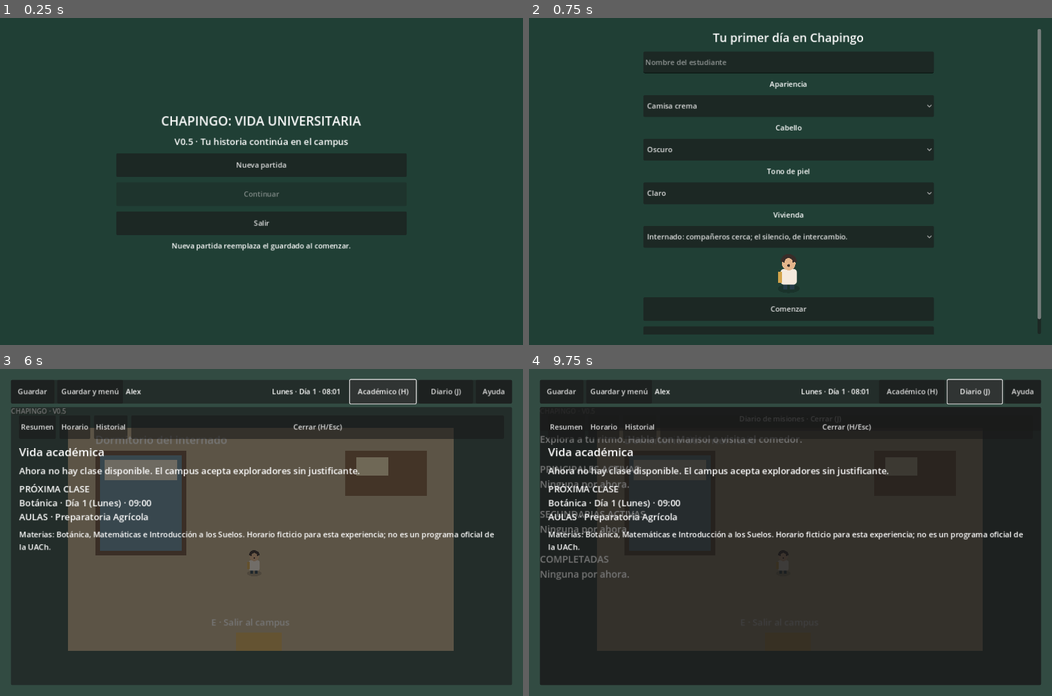
Above: before the commit, frames 1-4 (two rows, left to right).
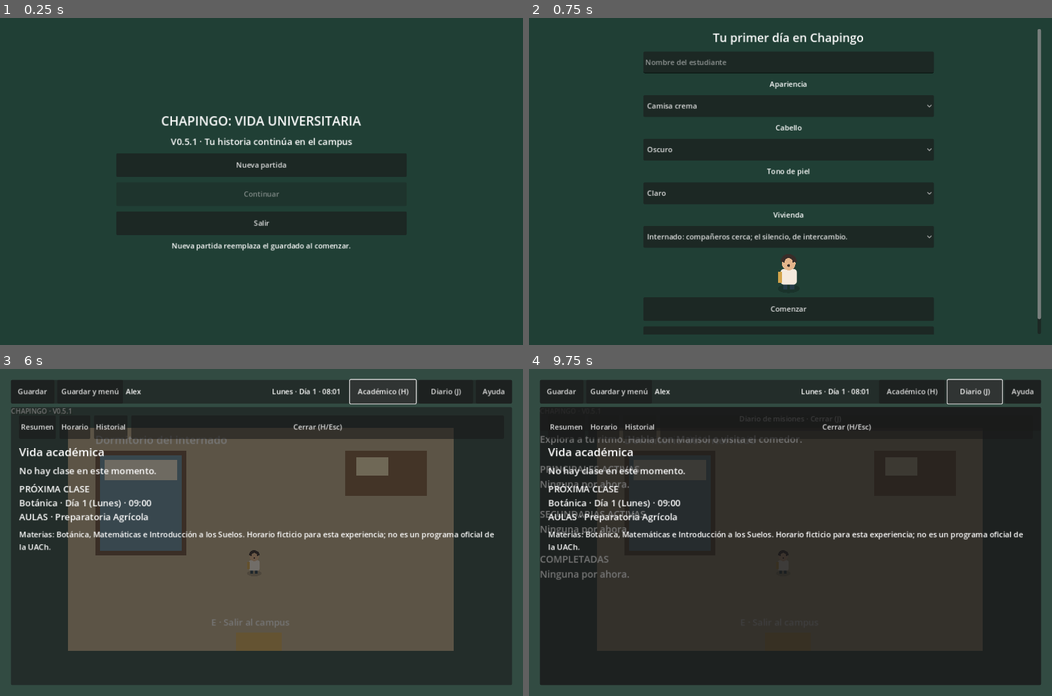
Above: after the commit, the same moments.

Repository: joseeduardojulianmontalvo11-stack/CHAPINGO-GAME
Game: Godot game, scene res://scenes/menu.tscn
The game is run twice, just before and just after one commit, with the same random seed, the same clock (stepped at 60 frames per second) and the same inputs.
Inputs (mouse positions are in pixels of both pictures, inside the frame that each line leads up to):
- Up to frame 1 (0.25 s): no input
- Up to frame 2 (0.75 s): click "Nueva partida" at 0.5 s
- Up to frame 3 (6 s): click (261, 414) at 1.27 s; type "Alex" at 1.35 s; click "Comenzar" at 2 s; click "Guardar" at 2.75 s; click "Guardado" at 3.5 s; click "Guardar y menú" at 4.25 s; click "Continuar" at 5 s; click "Académico (H)" at 5.75 s
- Up to frame 4 (9.75 s): click "Resumen" at 6.5 s; click "Horario" at 7.25 s; click "Historial" at 8 s; click "Cerrar (H/Esc)" at 8.75 s; click "Diario (J)" at 9.5 s

The runs differ from the first frame. In frame 1, 0.5% of the frame differs, in the area x 32-68%, y 36-40%; in frame 2, nothing differs; in frame 3, 0.8%; in frame 4, 0.8%, in the area x 3-69%, y 30-33%.

Commit message:
fix: pulir interfaz y flujo academico v0.5.1

Diff:
--- a/maps/campus.gd
+++ b/maps/campus.gd
@@ -27,6 +27,12 @@
 	Rect2(1450, 730, 95, 24), Rect2(1690, 730, 95, 24), Rect2(1450, 1360, 95, 24), Rect2(1690, 1360, 95, 24)
 ]
 const LAMPS := [Vector2(1110, 735), Vector2(2070, 735), Vector2(1110, 1370), Vector2(2070, 1370), Vector2(1400, 1390), Vector2(1840, 1390)]
+const CAMPUS_SIGNS := [
+	{"p": Vector2(1000, 650), "t": "Centro / Rectoria"},
+	{"p": Vector2(2110, 650), "t": "Biblioteca / Aulas"},
+	# Alejado del rotulo y portal de vivienda, sin modificar edificios ni accesos.
+	{"p": Vector2(790, 1450), "t": "Dormitorios / La Meche"}
+]
 const WALKABLE_CHECKPOINTS := [
 	Vector2(1420, 1180), Vector2(1050, 1180), Vector2(900, 1180), Vector2(565, 1280),
 	Vector2(1580, 650), Vector2(1580, 520), Vector2(2090, 660), Vector2(2440, 670),
@@ -167,11 +173,7 @@
 		draw_line(point, point - Vector2(0, 58), Color("3d4b47"), 6)
 		draw_circle(point - Vector2(0, 62), 12, Color("f5df95"))
 		draw_arc(point - Vector2(0, 62), 15, PI, TAU, 12, Color("394b47"), 5)
-	for sign in [
-		{"p": Vector2(1000, 650), "t": "Centro / Rectoria"},
-		{"p": Vector2(2110, 650), "t": "Biblioteca / Aulas"},
-		{"p": Vector2(1040, 1450), "t": "Dormitorios / La Meche"}
-	]:
+	for sign in CAMPUS_SIGNS:
 		var p: Vector2 = sign["p"]
 		draw_line(p, p + Vector2(0, 62), Color("5b4938"), 7)
 		draw_rect(Rect2(p - Vector2(95, 30), Vector2(190, 42)), Color("315b43"))
--- a/scripts/academic_manager.gd
+++ b/scripts/academic_manager.gd
@@ -34,23 +34,30 @@
 func prompt_text() -> String:
 	var session := current_session()
 	if session.is_empty():
-		return "[E / Acción] Consultar horario en AULAS"
-	return "[E / Acción] Asistir a " + Schedule.SUBJECTS[session["subject_id"]]["name"]
+		return "[E / Acción] No hay clase ahora · Consultar próxima"
+	var subject: Dictionary = Schedule.SUBJECTS[session["subject_id"]]
+	return "Clase disponible: %s, %s · [E / Acción] Asistir" % [subject["name"], schedule.format_minute(session["start"])]
 
 func interact() -> bool:
 	if not near_classroom():
 		return false
 	var session := current_session()
 	if session.is_empty():
-		ui.open_with_notice("No hay clase en esta franja. La puerta no toma asistencia por lástima.")
+		var message := "No hay clase en este momento."
+		var next := next_session()
+		if not next.is_empty():
+			var next_subject: Dictionary = Schedule.SUBJECTS[next["subject_id"]]
+			message += "\nPróxima clase: %s, %s." % [next_subject["name"], schedule.format_minute(next["start"])]
+		ui.open_with_notice(message)
 		return true
 	var subject_id: String = session["subject_id"]
+	var subject: Dictionary = Schedule.SUBJECTS[subject_id]
 	var status := Session.academics.attend(subject_id, Session.clock.day, Session.clock.minute_of_day)
 	if status == "duplicada":
-		ui.open_with_notice("Esta sesión ya tiene tu asistencia. Admirable entusiasmo, pero una firma basta.")
+		ui.open_with_notice("Clase disponible: %s, %s.\nEsta sesión ya tiene tu asistencia." % [subject["name"], schedule.format_minute(session["start"])])
 	elif status in ["a_tiempo", "tarde"]:
 		world.save_current()
-		var message := "Llegaste a tiempo." if status == "a_tiempo" else "Llegaste tarde, pero llegaste: victoria parcial."
+		var message := "Clase disponible: %s, %s.\n%s" % [subject["name"], schedule.format_minute(session["start"]), "Llegaste a tiempo." if status == "a_tiempo" else "Llegaste tarde."]
 		if Session.academics.completed_activities.has(subject_id):
 			ui.open_with_notice(message + " La actividad de esta materia ya fue evaluada.")
 		else:
--- a/scripts/academic_ui.gd
+++ b/scripts/academic_ui.gd
@@ -8,6 +8,8 @@
 var title: Label
 var notice := ""
 var answer_controls: Array[OptionButton] = []
+var activity_feedback: Label
+var submit_button: Button
 
 func _ready() -> void:
 	var margin := MarginContainer.new()
@@ -32,6 +34,8 @@
 	title.add_theme_font_size_override("font_size", 25)
 	column.add_child(title)
 	var scroll := ScrollContainer.new()
+	scroll.horizontal_scroll_mode = ScrollContainer.SCROLL_MODE_DISABLED
+	scroll.size_flags_horizontal = Control.SIZE_EXPAND_FILL
 	scroll.size_flags_vertical = Control.SIZE_EXPAND_FILL
 	column.add_child(scroll)
 	body = VBoxContainer.new()
@@ -50,6 +54,8 @@
 
 func _clear() -> void:
 	answer_controls.clear()
+	activity_feedback = null
+	submit_button = null
 	for child in body.get_children():
 		body.remove_child(child)
 		child.queue_free()
@@ -84,10 +90,11 @@
 		_label(notice, 21)
 	var current: Dictionary = manager.current_session()
 	if current.is_empty():
-		_label("Ahora no hay clase disponible. El campus acepta exploradores sin justificante.")
+		if notice.is_empty():
+			_label("No hay clase en este momento.")
 	else:
 		var subject: Dictionary = Schedule.SUBJECTS[current["subject_id"]]
-		_label("CLASE DISPONIBLE\n%s · %s" % [subject["name"], subject["professor"]], 22)
+		_label("CLASE DISPONIBLE: %s, %s\n%s" % [subject["name"], manager.schedule.format_minute(current["start"]), subject["professor"]], 22)
 	var next: Dictionary = manager.next_session()
 	if not next.is_empty():
 		var definition: Dictionary = Schedule.SUBJECTS[next["subject_id"]]
@@ -130,33 +137,48 @@
 	_clear()
 	var subject: Dictionary = Schedule.SUBJECTS[subject_id]
 	title.text = "Actividad · " + subject["name"]
-	_label(attendance_message + " Tres preguntas separan tu calificación de una anécdota.")
+	_label(attendance_message, 21)
+	_label("Responde las 3 preguntas. Elige una opción en cada lista y pulsa Entregar actividad.", 18)
+	var question_number := 0
 	for question in subject["questions"]:
-		_label(question["text"], 19)
+		question_number += 1
+		_label("%d. %s" % [question_number, question["text"]], 19)
 		var choice := OptionButton.new()
+		choice.name = "Respuesta%d" % question_number
 		choice.custom_minimum_size.y = 52
+		choice.size_flags_horizontal = Control.SIZE_EXPAND_FILL
+		choice.add_item("Selecciona una respuesta…")
 		for option in question["options"]:
 			choice.add_item(option)
 		body.add_child(choice)
 		answer_controls.append(choice)
-	var submit := _button("Entregar actividad")
-	submit.pressed.connect(func(): _submit(subject_id))
-	body.add_child(submit)
+	activity_feedback = _label("", 18)
+	submit_button = _button("Entregar actividad")
+	submit_button.name = "EntregarActividad"
+	submit_button.pressed.connect(func(): _submit(subject_id))
+	body.add_child(submit_button)
+	if not answer_controls.is_empty():
+		answer_controls[0].grab_focus()
 	show()
 	manager.world.sync_modal_state()
 
 func _submit(subject_id: String) -> void:
 	var answers: Array = []
 	for choice in answer_controls:
-		answers.append(choice.selected)
+		if choice.selected <= 0:
+			activity_feedback.text = "Falta responder una o más preguntas. Selecciona una opción en las 3 listas."
+			choice.grab_focus()
+			return
+		answers.append(choice.selected - 1)
 	var grade := Session.academics.grade_activity(subject_id, answers)
 	if grade < 0:
-		notice = "Esta actividad ya fue evaluada. La agricultura regenera; los puntos infinitos, no."
+		notice = "Esta actividad ya fue evaluada."
 	else:
-		notice = "Calificación: %.1f / 10. %s" % [grade, "La cosecha académica fue buena." if grade >= 6 else "Hay suelo fértil para mejorar."]
+		notice = "Actividad entregada.\nCalificación: %.1f / 10." % grade
 	manager.world.save_current()
 	show_history()
-	_label(notice, 21)
+	var result := _label(notice, 21)
+	body.move_child(result, 0)
 
 func close_panel() -> void:
 	hide()
@@ -166,3 +188,5 @@
 	var safe := Layout.rect(get_viewport())
 	position = safe.position + Vector2(0, 60)
 	size = Vector2(safe.size.x, safe.size.y - 60)
+	if is_instance_valid(body):
+		body.custom_minimum_size.x = maxf(280.0, safe.size.x - 72.0)
--- a/scripts/app_info.gd
+++ b/scripts/app_info.gd
@@ -2,4 +2,4 @@
 ## Fuente unica para el nombre y la version mostrados por toda la interfaz.
 
 const TITLE := "CHAPINGO: VIDA UNIVERSITARIA"
-const VERSION := "V0.5"
+const VERSION := "V0.5.1"
--- a/scripts/game_hud.gd
+++ b/scripts/game_hud.gd
@@ -8,6 +8,10 @@
 var clock_label: Label
 var save_button: Button
 var help_panel: PanelContainer
+var help_title: Label
+var help_scroll: ScrollContainer
+var help_text: Label
+var help_close: Button
 
 func _ready() -> void:
 	mouse_filter = Control.MOUSE_FILTER_PASS
@@ -55,29 +59,45 @@
 
 func _build_help() -> void:
 	help_panel = PanelContainer.new()
+	help_panel.name = "PanelAyuda"
 	add_child(help_panel)
 	var margin := MarginContainer.new()
 	for side in ["left", "top", "right", "bottom"]:
-		margin.add_theme_constant_override("margin_" + side, 20)
+		margin.add_theme_constant_override("margin_" + side, 18)
 	help_panel.add_child(margin)
 	var column := VBoxContainer.new()
 	column.add_theme_constant_override("separation", 12)
 	margin.add_child(column)
-	var close := _button("Ayuda · Cerrar", 180)
-	close.pressed.connect(toggle_help)
-	column.add_child(close)
-	var scroll := ScrollContainer.new()
-	scroll.size_flags_vertical = Control.SIZE_EXPAND_FILL
-	column.add_child(scroll)
-	var text := Label.new()
-	text.autowrap_mode = TextServer.AUTOWRAP_WORD_SMART
-	text.add_theme_font_size_override("font_size", 20)
-	text.text = AppInfo.TITLE + " · " + AppInfo.VERSION + "\n\n" + \
+	var header := HBoxContainer.new()
+	header.add_theme_constant_override("separation", 12)
+	column.add_child(header)
+	help_title = Label.new()
+	help_title.text = "Ayuda y controles"
+	help_title.add_theme_font_size_override("font_size", 26)
+	help_title.size_flags_horizontal = Control.SIZE_EXPAND_FILL
+	help_title.vertical_alignment = VERTICAL_ALIGNMENT_CENTER
+	header.add_child(help_title)
+	help_close = _button("Cerrar (Esc)", 150)
+	help_close.pressed.connect(toggle_help)
+	header.add_child(help_close)
+	help_scroll = ScrollContainer.new()
+	help_scroll.name = "ContenidoDesplazable"
+	help_scroll.horizontal_scroll_mode = ScrollContainer.SCROLL_MODE_DISABLED
+	help_scroll.size_flags_horizontal = Control.SIZE_EXPAND_FILL
+	help_scroll.size_flags_vertical = Control.SIZE_EXPAND_FILL
+	column.add_child(help_scroll)
+	help_text = Label.new()
+	help_text.name = "TextoAyuda"
+	help_text.autowrap_mode = TextServer.AUTOWRAP_WORD_SMART
+	help_text.add_theme_font_size_override("font_size", 20)
+	help_text.size_flags_horizontal = Control.SIZE_EXPAND_FILL
+	help_text.vertical_alignment = VERTICAL_ALIGNMENT_TOP
+	help_text.text = AppInfo.TITLE + " · " + AppInfo.VERSION + "\n\n" + \
 		"MOVIMIENTO\nWASD o flechas: caminar. E / Acción: interactuar. Esc / Cerrar: cerrar ventanas.\n\n" + \
 		"ORGANIZACIÓN\nJ: diario de misiones. H: panel académico. Guardar conserva ubicación, reloj, asistencias y calificaciones.\n\n" + \
 		"TACTO\nEl joystick mueve al estudiante; Acción interactúa y Cerrar sale de diálogos. En escritorio, Ctrl + Shift + M simula estos controles.\n\n" + \
-		"VIDA ACADÉMICA\nConsulta el horario, llega a AULAS durante una clase y realiza la actividad. Dormir en la vivienda avanza al día siguiente. Explorar sigue siendo opcional y saludable."
-	scroll.add_child(text)
+		"VIDA ACADÉMICA\nEn la entrada de AULAS sabrás si hay una clase disponible y cuál sigue. Durante una clase, pulsa E o Acción, elige una respuesta en cada pregunta y entrega la actividad para ver tu calificación. Dormir en la vivienda avanza al día siguiente."
+	help_scroll.add_child(help_text)
 	help_panel.hide()
 
 func _process(_delta: float) -> void:
@@ -104,3 +124,7 @@
 	top_panel.size = Vector2(safe.size.x, 52)
 	help_panel.position = Vector2(0, 60)
 	help_panel.size = Vector2(safe.size.x, safe.size.y - 60)
+	# Un hijo de ScrollContainer sin ancho minimo puede colapsar y envolver letra
+	# por letra. Se fija al ancho util, dejando el desplazamiento solo en vertical.
+	if is_instance_valid(help_text):
+		help_text.custom_minimum_size.x = maxf(280.0, safe.size.x - 72.0)
--- a/tests/v05.gd
+++ b/tests/v05.gd
@@ -19,7 +19,7 @@
 	session.save_path = "user://prueba-v05.json"
 	session.new_game(valid_profile())
 	var AppInfo = load("res://scripts/app_info.gd")
-	check(AppInfo.VERSION == "V0.5", "Version centralizada en V0.5")
+	check(AppInfo.VERSION == "V0.5.1", "Version centralizada en V0.5.1")
 	check(session.clock.label().contains("Lunes") and session.clock.time_text() == "08:00", "Reloj inicia el lunes a las 08:00")
 	session.clock.advance_minutes(1500)
 	check(session.clock.day == 2 and session.clock.time_text() == "09:00", "Reloj avanza hora y dia")
@@ -31,7 +31,7 @@
 	await physics_frame
 	await process_frame
 	world.academic.set_process(false)
-	check(world.ui.header.text == "CHAPINGO · V0.5" and not world.ui.header.text.contains("WASD"), "Indicador usa la version central y no ocupa espacio con instrucciones")
+	check(world.ui.header.text == "CHAPINGO · V0.5.1" and not world.ui.header.text.contains("WASD"), "Indicador usa la version central y no ocupa espacio con instrucciones")
 	check(not world.hud.help_panel.visible and world.hud.save_button.custom_minimum_size.y >= 48, "Ayuda inicia recogida y botones conservan tamaño tactil")
 	var safe := preload("res://scripts/safe_layout.gd").rect(root)
 	check(world.hud.position == safe.position and world.hud.top_panel.size.x == safe.size.x, "Barra superior respeta el area segura")
--- /dev/null
+++ b/tests/v051.gd
@@ -0,0 +1,93 @@
+extends SceneTree
+## Regresiones de interfaz y flujo academico incorporadas en V0.5.1.
+
+var failures := 0
+
+func _initialize() -> void:
+	call_deferred("run")
+
+func check(ok: bool, description: String) -> void:
+	print(("CORRECTO: " if ok else "FALLO: ") + description)
+	if not ok:
+		failures += 1
+
+func valid_profile() -> Dictionary:
+	return {"name": "Irene", "housing": "internado", "appearance": 1, "hair": "382d29", "skin": "c9936c"}
+
+func body_text(body: VBoxContainer) -> String:
+	var result := ""
+	for child in body.get_children():
+		if child is Label:
+			result += child.text + "\n"
+	return result
+
+func run() -> void:
+	var session = root.get_node("Session")
+	session.save_path = "user://prueba-v051.json"
+	session.new_game(valid_profile())
+	var world = load("res://scenes/main.tscn").instantiate()
+	root.add_child(world)
+	await physics_frame
+	await process_frame
+	world.academic.set_process(false)
+
+	root.size = Vector2i(960, 540)
+	await process_frame
+	world.hud.reflow()
+	world.hud.toggle_help()
+	await process_frame
+	var safe := preload("res://scripts/safe_layout.gd").rect(root)
+	check(world.hud.help_panel.visible and world.hud.help_title.text == "Ayuda y controles", "Ayuda abre con titulo claro")
+	check(world.hud.help_close.visible and world.hud.help_close.custom_minimum_size.y >= 48, "Ayuda ofrece cierre visible y tactil")
+	check(world.hud.help_scroll.horizontal_scroll_mode == ScrollContainer.SCROLL_MODE_DISABLED, "Ayuda desplaza solo en vertical")
+	check(world.hud.help_text.custom_minimum_size.x >= safe.size.x - 73.0 and world.hud.help_text.size.x > 600.0, "Texto de Ayuda conserva un ancho legible")
+	check(safe.encloses(world.hud.help_panel.get_global_rect()), "Panel Ayuda permanece dentro del area segura en formato horizontal compacto")
+	world.hud.toggle_help()
+	root.size = Vector2i(1152, 720)
+	await process_frame
+	world.hud.reflow()
+
+	var Campus = preload("res://maps/campus.gd")
+	var sign_rects: Array[Rect2] = []
+	for sign in Campus.CAMPUS_SIGNS:
+		sign_rects.append(Rect2(sign["p"] - Vector2(95, 30), Vector2(190, 42)))
+	var no_sign_overlap := true
+	for i in sign_rects.size():
+		for j in range(i + 1, sign_rects.size()):
+			no_sign_overlap = no_sign_overlap and not sign_rects[i].intersects(sign_rects[j])
+	check(no_sign_overlap, "Letreros principales no se superponen entre si")
+	var housing_label_zone := Rect2(940, 1470, 250, 48)
+	check(not sign_rects[2].intersects(housing_label_zone), "Dormitorios / La Meche queda separado del rotulo de vivienda")
+
+	world.set_location("campus", world.story.CLASSROOM_ENTRY.get_center())
+	world.student.position = world.story.CLASSROOM_ENTRY.get_center()
+	session.clock.set_time(1, 480)
+	check(world.academic.current_session().is_empty(), "Antes de la ventana no hay clase disponible")
+	check(world.academic.prompt_text().contains("No hay clase ahora"), "Entrada de AULAS avisa cuando no hay clase")
+	check(world.academic.interact(), "Fuera de horario se puede consultar el panel academico")
+	var outside_text := body_text(world.academic.ui.body)
+	check(outside_text.contains("No hay clase en este momento") and outside_text.contains("Botánica") and outside_text.contains("09:00"), "Fuera de horario muestra materia y hora de la proxima clase")
+	world.academic.ui.close_panel()
+
+	session.academics.reset()
+	session.clock.set_time(2, 660)
+	check(world.academic.prompt_text().contains("Clase disponible: Matemáticas, 11:00"), "En horario la entrada anuncia materia y hora")
+	check(world.academic.interact(), "En horario abre la actividad")
+	check(world.academic.ui.answer_controls.size() == 3 and world.academic.ui.submit_button.visible, "Actividad presenta tres respuestas y control de entrega")
+	check(world.academic.ui.answer_controls.all(func(choice): return choice.custom_minimum_size.y >= 48 and choice.focus_mode == Control.FOCUS_ALL), "Respuestas tienen blancos tactiles y foco de teclado")
+	world.academic.ui.submit_button.pressed.emit()
+	check(session.academics.grades.is_empty() and world.academic.ui.activity_feedback.text.contains("Falta responder"), "Entrega incompleta explica que faltan respuestas")
+	for choice in world.academic.ui.answer_controls:
+		choice.select(2)
+	world.academic.ui.submit_button.pressed.emit()
+	var history_text := body_text(world.academic.ui.body)
+	check(is_equal_approx(session.academics.grades.get("matematicas", -1.0), 10.0), "Respuestas seleccionadas generan calificacion")
+	check(history_text.contains("Actividad entregada") and history_text.contains("Calificación: 10.0 / 10") and history_text.contains("Matemáticas — 10.0 / 10"), "Entrega confirma nota y la muestra en historial")
+	check(world.save_current(), "Calificacion se guarda desde el flujo de actividad")
+	session.academics.reset()
+	check(session.load_game() and is_equal_approx(session.academics.grades.get("matematicas", -1.0), 10.0), "Calificacion persiste al cargar la partida")
+
+	world.queue_free()
+	await process_frame
+	print("V0.5.1: fallos = %d" % failures)
+	quit(1 if failures else 0)
Not shown, added: tests/v051.gd.uid
